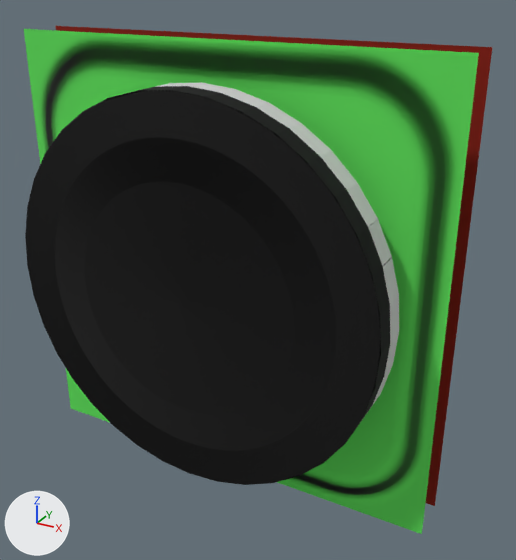
Before and after pictures for a commit that changed the glTF model src/data/board.glb.
Rendered twice from a 50 mm lens placed at (0.768, -1.224, 0.628), pointed at (0.082, 0.023, 0.005). The axes (+X, +Y, +Z) are drawn at lower left. The lights are the same throughout. Where no turn or scale is listed for an object, it has been applied to the vertices.

Objects in the first picture: 'Board', 'Border', 'Piece'.
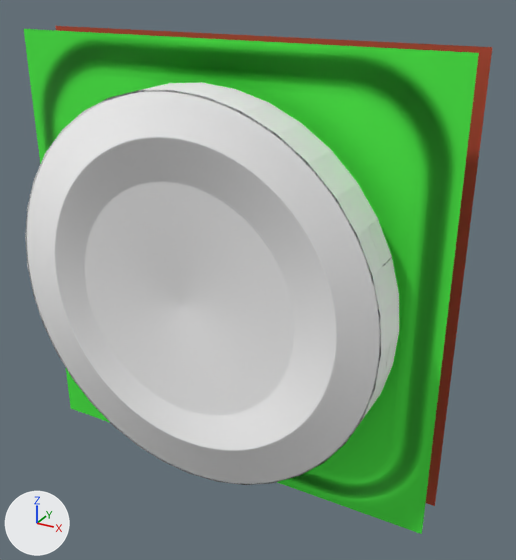
Pixel boxes [x1, y1, x2, y2] of what changed, in the pictures (516 x 560 px):
'Piece', recoloured (black to grey): [25, 82, 399, 485] in both
'Board', surface changed: [24, 29, 479, 534] in both
'Border', recoloured: [56, 26, 492, 506] in both

Patch to the scene script:
```diff
--- a/src/data/board.glb.py
+++ b/src/data/board.glb.py
@@ mat_board @@
 n0 = _N.new('ShaderNodeBsdfPrincipled'); n0.name = 'Principled BSDF'
 n0.inputs[2].default_value = 1.0  # 'Roughness'
+n0.inputs[1].default_value = 0.3  # 'Metallic'
 n1 = _N.new('ShaderNodeOutputMaterial'); n1.name = 'Material Output'
@@ mat_material @@
 mat_material = principled_material('Material')
-mat_material.base_color = (0.267, 0.007, 0.0)  # red #8d1400
+mat_material.base_color = (0.604, 0.0865, 0.0467)  # red #cc533d
 mat_material.roughness = 1.0
@@ mat_white @@
 n0 = _N.new('ShaderNodeBsdfPrincipled'); n0.name = 'Principled BSDF'
-n0.inputs[0].default_value = (0.64, 0.64, 0.64, 1.0)  # 'Base Color', light grey #d1d1d1
-n0.inputs[2].default_value = 1.0  # 'Roughness'
+n0.inputs[0].default_value = (1.0, 1.0, 1.0, 1.0)  # 'Base Color', white #ffffff
+n0.inputs[1].default_value = 0.4  # 'Metallic'
+n0.inputs[2].default_value = 0.7  # 'Roughness'
 n1 = _N.new('ShaderNodeOutputMaterial'); n1.name = 'Material Output'
@@ mat_white @@
 n3 = _N.new('ShaderNodeTexImage'); n3.name = 'Image Texture'
 n3.image = img_piece_normal
-n3.extension = 'EXTEND'
 _L.new(n0.outputs[0], n1.inputs[0])  # 'BSDF' to 'Surface'
@@ mat_black @@
 n0 = _N.new('ShaderNodeBsdfPrincipled'); n0.name = 'Principled BSDF'
-n0.inputs[0].default_value = (0.0, 0.0, 0.0, 1.0)  # 'Base Color', black #000000
-n0.inputs[2].default_value = 1.0  # 'Roughness'
+n0.inputs[0].default_value = (1.0, 1.0, 1.0, 1.0)  # 'Base Color', white #ffffff
+n0.inputs[1].default_value = 0.4  # 'Metallic'
+n0.inputs[2].default_value = 0.7  # 'Roughness'
 n1 = _N.new('ShaderNodeOutputMaterial'); n1.name = 'Material Output'
@@ mat_black @@
 n3 = _N.new('ShaderNodeTexImage'); n3.name = 'Image Texture'
 n3.image = img_piece_normal
-n3.extension = 'EXTEND'
 _L.new(n0.outputs[0], n1.inputs[0])  # 'BSDF' to 'Surface'
```
